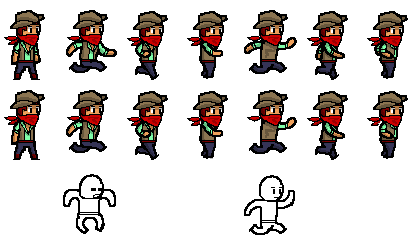
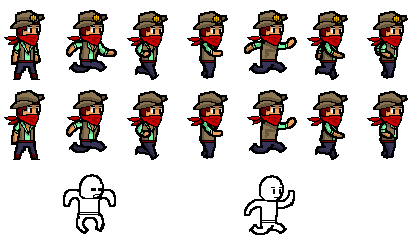
Two versions of the same layered image (420x240). Layer-by-layer changes:
painted on "shading copy 4" (1st of 2, in "middle row shading") over [255, 119, 261, 122]
added layer "Layer 8" above "Layer 7" over [392, 15, 401, 23]
added layer "Layer 7" above "Layer 6" over [332, 15, 341, 23]
added layer "Layer 6" above "Layer 5" over [272, 14, 281, 22]
added layer "Layer 5" above "Layer 4" over [212, 15, 221, 23]
added layer "Layer 4" above "Layer 3" over [152, 15, 161, 23]
added layer "Layer 3" above "Layer 2" over [92, 14, 101, 22]
added layer "Layer 2" above "hats" over [29, 14, 38, 22]
painted on "details" over [200, 120, 381, 125]
painted on "detail color" over [200, 119, 382, 125]
